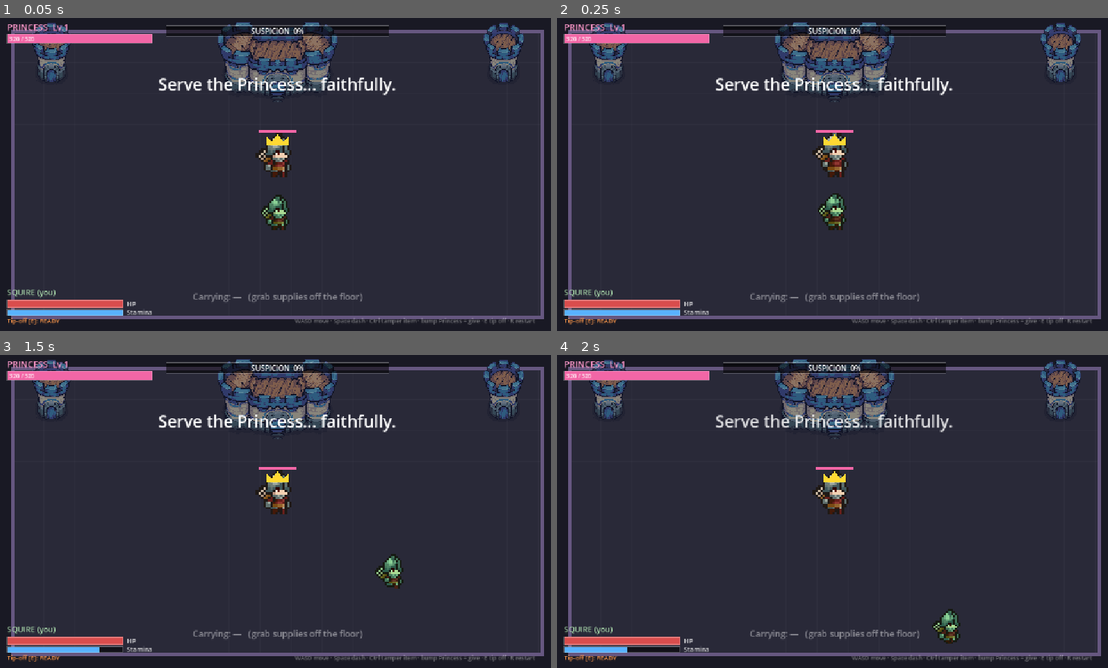
Above: before the commit, frames 1-4 (two rows, left to right).
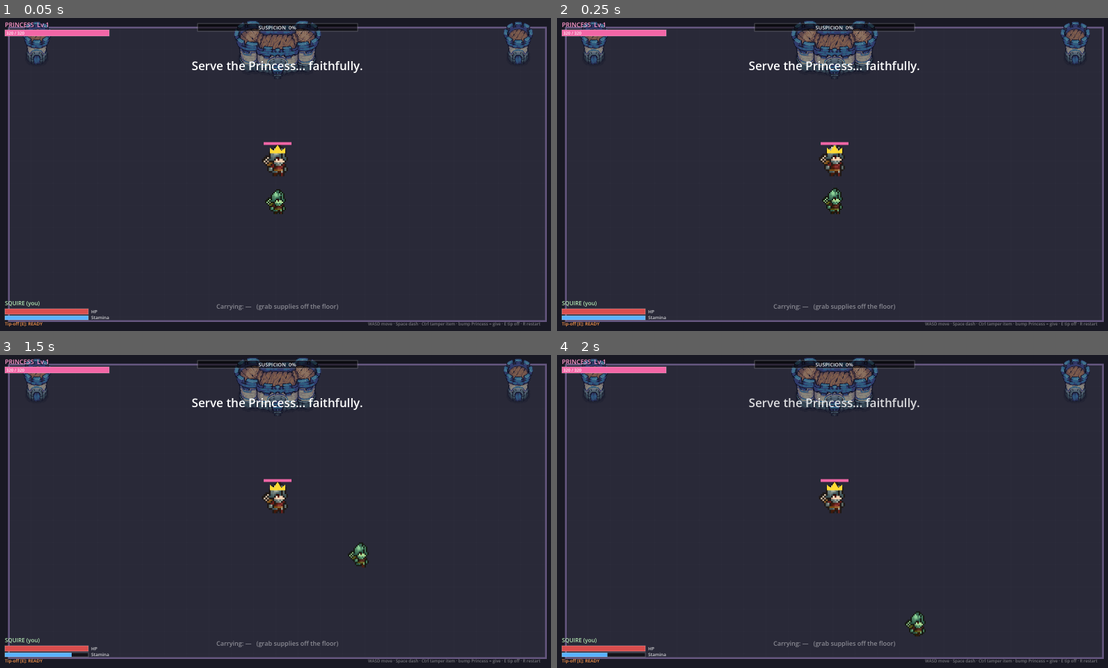
Above: after the commit, the same moments.

Repository: Razer256g4/SquireUsydGameJam
Game: Godot game, scene res://Main.tscn
Two runs of this game, one before a commit and one after it. Both use one fixed random seed, a clock stepped at 60 frames per second and the inputs below.
Inputs:
- Up to frame 1 (0.05 s): no input
- Up to frame 2 (0.25 s): no input
- Up to frame 3 (1.5 s): tap Enter at 0.5 s; hold D 0.53-1.28 s; tap R at 0.6 s; tap Space at 0.77 s; hold S from 1.28 s (still down); tap Ctrl at 1.35 s
- Up to frame 4 (2 s): keep holding S; tap Space at 1.52 s

The runs differ from the first frame. In frame 1, 15% of the frame differs, in the area x 0-100%, y 0-99%; in frame 2, 15%; in frame 3, 15%; in frame 4, 15%.

Commit message:
Dynamic browser-sized arena + boss that mows the horde
- Playable area is now DYNAMIC: Game.arena tracks the live viewport size each
  frame (stretch mode "disabled"), so the arena fills the browser canvas at
  whatever size it is. HUD, spawns, clamps, floor and scenery all derive from it;
  scenery rebuilds and the floor redraws on resize. Default/fallback 1600x900.
- Boss now keeps killing the surrounding hordes while chasing you: her AoEs and a
  new melee cleave damage the faction she's hostile to (the defected allies in the
  boss phase). To avoid soft-locking the win, fresh defectors keep arriving
  (capped), so she can thin the horde but never wipe it.

Co-Authored-By: Claude Opus 4.8 (1M context) <noreply@anthropic.com>

Diff:
--- a/project.godot
+++ b/project.godot
@@ -17,7 +17,10 @@
 
 [display]
 
-window/stretch/mode="canvas_items"
+window/size/viewport_width=1600
+window/size/viewport_height=900
+window/stretch/mode="disabled"
+window/size/resizable=true
 
 [physics]
 
--- a/scripts/game.gd
+++ b/scripts/game.gd
@@ -11,7 +11,10 @@
 ## feeding intel all game, defect and fight at your side. Her remaining strength is
 ## exactly whatever you left her — so every sabotage in phase 1 pays off here.
 
-const ARENA_SIZE := Vector2(1152, 648)
+## The playable area. DYNAMIC: set to the live viewport size at runtime (so the
+## arena fills the browser canvas, whatever size it is). 1600x900 is just the
+## initial/fallback. Everything (HUD, spawns, clamps, scenery, floor) derives from it.
+static var arena := Vector2(1600, 900)
 const WALL_MARGIN := 28.0
 
 # --- pacing / difficulty tuning ---
@@ -29,6 +32,9 @@
 const SPAWN_GAP_DECAY := 0.02
 const SPAWN_BURST := 3                       # monsters poured in per spawn tick (a horde)
 const BOSS_ALLY_BONUS := 4                   # extra defectors that storm in at the betrayal
+const BOSS_REINFORCE_INTERVAL := 3.5         # boss: fresh defectors keep arriving...
+const BOSS_REINFORCE_COUNT := 2
+const BOSS_ALLY_CAP := 14                     # ...up to this cap, so she can never fully wipe them
 
 # --- suspicion economy ---
 const SUSPICION_MAX := 100.0
@@ -46,6 +52,7 @@
 var phase_timer := FIRST_INTERMISSION
 var spawn_timer := 0.0
 var pickup_timer := FIRST_PICKUP_DELAY
+var boss_reinforce_timer := BOSS_REINFORCE_INTERVAL
 var rng := RandomNumberGenerator.new()
 
 var princess: Princess
@@ -55,13 +62,14 @@
 func _ready() -> void:
 	add_to_group("game")
 	rng.randomize()
+	arena = get_viewport_rect().size       # fit the playable area to the actual canvas
 
 	princess = Princess.new()
-	princess.position = ARENA_SIZE * 0.5
+	princess.position = arena * 0.5
 	add_child(princess)
 
 	squire = Squire.new()
-	squire.position = ARENA_SIZE * 0.5 + Vector2(0, 110)
+	squire.position = arena * 0.5 + Vector2(0, 110)
 	add_child(squire)
 
 	hud = HUD.new()
@@ -76,6 +84,13 @@
 		get_tree().reload_current_scene()
 
 func _process(delta: float) -> void:
+	# Keep the playable area matched to the (possibly resized) browser canvas.
+	var vp := get_viewport_rect().size
+	if vp != arena:
+		arena = vp
+		_rebuild_scenery()
+		queue_redraw()
+
 	match phase:
 		"serving":
 			_serving_process(delta)
@@ -140,10 +155,19 @@
 		m.defect()
 	hud.betray()
 
-func _boss_process(_delta: float) -> void:
-	# Princess and monsters run their own behaviour; we only watch for the result.
+func _boss_process(delta: float) -> void:
 	if not is_instance_valid(princess) or princess.hp <= 0.0:
 		win()
+		return
+	# Fresh defectors keep storming in, so the Princess can mow down the horde around
+	# her while chasing you without ever fully clearing your army (which would soft-lock).
+	boss_reinforce_timer -= delta
+	if boss_reinforce_timer <= 0.0:
+		boss_reinforce_timer = BOSS_REINFORCE_INTERVAL
+		if get_tree().get_nodes_in_group("monsters").size() < BOSS_ALLY_CAP:
+			for _i in BOSS_REINFORCE_COUNT:
+				var m := _spawn_enemy()
+				m.defect()
 
 # --- outcomes ---
 func win() -> void:
@@ -198,28 +222,33 @@
 func _edge_spawn_point() -> Vector2:
 	var inner := WALL_MARGIN + 16.0
 	match rng.randi_range(0, 3):
-		0: return Vector2(rng.randf_range(inner, ARENA_SIZE.x - inner), inner)
-		1: return Vector2(rng.randf_range(inner, ARENA_SIZE.x - inner), ARENA_SIZE.y - inner)
-		2: return Vector2(inner, rng.randf_range(inner, ARENA_SIZE.y - inner))
-		_: return Vector2(ARENA_SIZE.x - inner, rng.randf_range(inner, ARENA_SIZE.y - inner))
+		0: return Vector2(rng.randf_range(inner, arena.x - inner), inner)
+		1: return Vector2(rng.randf_range(inner, arena.x - inner), arena.y - inner)
+		2: return Vector2(inner, rng.randf_range(inner, arena.y - inner))
+		_: return Vector2(arena.x - inner, rng.randf_range(inner, arena.y - inner))
 
 func _random_inner_point() -> Vector2:
 	var pad := WALL_MARGIN + 60.0
 	return Vector2(
-		rng.randf_range(pad, ARENA_SIZE.x - pad),
-		rng.randf_range(pad, ARENA_SIZE.y - pad))
+		rng.randf_range(pad, arena.x - pad),
+		rng.randf_range(pad, arena.y - pad))
 
 static func clamp_to_arena(pos: Vector2, r: float) -> Vector2:
 	return Vector2(
-		clamp(pos.x, WALL_MARGIN + r, ARENA_SIZE.x - WALL_MARGIN - r),
-		clamp(pos.y, WALL_MARGIN + r, ARENA_SIZE.y - WALL_MARGIN - r))
+		clamp(pos.x, WALL_MARGIN + r, arena.x - WALL_MARGIN - r),
+		clamp(pos.y, WALL_MARGIN + r, arena.y - WALL_MARGIN - r))
 
 # --- scenery ---
+func _rebuild_scenery() -> void:
+	for s in get_tree().get_nodes_in_group("scenery"):
+		s.queue_free()
+	_build_scenery()
+
 func _build_scenery() -> void:
 	var t := "res://tiny  swords terrain/Buildings/"
-	_add_building(t + "Blue Buildings/Castle.png", Vector2(ARENA_SIZE.x * 0.5, WALL_MARGIN + 50.0), 0.8)
+	_add_building(t + "Blue Buildings/Castle.png", Vector2(arena.x * 0.5, WALL_MARGIN + 50.0), 0.8)
 	_add_building(t + "Blue Buildings/Tower.png", Vector2(WALL_MARGIN + 80.0, WALL_MARGIN + 40.0), 0.7)
-	_add_building(t + "Blue Buildings/Tower.png", Vector2(ARENA_SIZE.x - WALL_MARGIN - 80.0, WALL_MARGIN + 40.0), 0.7)
+	_add_building(t + "Blue Buildings/Tower.png", Vector2(arena.x - WALL_MARGIN - 80.0, WALL_MARGIN + 40.0), 0.7)
 
 func _add_building(path: String, pos: Vector2, sc: float) -> void:
 	var tex := load(path) as Texture2D
@@ -232,20 +261,21 @@
 	s.scale = Vector2(sc, sc)
 	s.z_index = 1
 	s.modulate = Color(0.65, 0.65, 0.8, 0.9)
+	s.add_to_group("scenery")
 	add_child(s)
 
 func _draw() -> void:
-	draw_rect(Rect2(Vector2.ZERO, ARENA_SIZE), Color(0.10, 0.10, 0.14))
+	draw_rect(Rect2(Vector2.ZERO, arena), Color(0.10, 0.10, 0.14))
 	var inner := Rect2(Vector2(WALL_MARGIN, WALL_MARGIN),
-		ARENA_SIZE - Vector2(WALL_MARGIN * 2.0, WALL_MARGIN * 2.0))
+		arena - Vector2(WALL_MARGIN * 2.0, WALL_MARGIN * 2.0))
 	draw_rect(inner, Color(0.16, 0.16, 0.22))
 	var step := 64.0
 	var x := WALL_MARGIN
-	while x < ARENA_SIZE.x - WALL_MARGIN:
-		draw_line(Vector2(x, WALL_MARGIN), Vector2(x, ARENA_SIZE.y - WALL_MARGIN), Color(1, 1, 1, 0.025), 1.0)
+	while x < arena.x - WALL_MARGIN:
+		draw_line(Vector2(x, WALL_MARGIN), Vector2(x, arena.y - WALL_MARGIN), Color(1, 1, 1, 0.025), 1.0)
 		x += step
 	var y := WALL_MARGIN
-	while y < ARENA_SIZE.y - WALL_MARGIN:
-		draw_line(Vector2(WALL_MARGIN, y), Vector2(ARENA_SIZE.x - WALL_MARGIN, y), Color(1, 1, 1, 0.025), 1.0)
+	while y < arena.y - WALL_MARGIN:
+		draw_line(Vector2(WALL_MARGIN, y), Vector2(arena.x - WALL_MARGIN, y), Color(1, 1, 1, 0.025), 1.0)
 		y += step
 	draw_rect(inner, Color(0.40, 0.34, 0.5), false, 5.0)
--- a/scripts/hud.gd
+++ b/scripts/hud.gd
@@ -3,8 +3,8 @@
 ## All on-screen UI, drawn procedurally. The SUSPICION meter is the centerpiece.
 
 # Play-field size — single-sourced from Game so the HUD always matches the arena.
-var W := Game.ARENA_SIZE.x
-var H := Game.ARENA_SIZE.y
+var W := Game.arena.x
+var H := Game.arena.y
 
 var _canvas    # _HudCanvas (untyped so its custom `hud` field is accessible)
 
@@ -72,6 +72,8 @@
 		_canvas.queue_redraw()
 
 func update_state(game: Game) -> void:
+	W = Game.arena.x        # track the live playable area
+	H = Game.arena.y
 	suspicion = game.suspicion
 	phase = game.phase
 	var pr := game.princess
--- a/scripts/princess.gd
+++ b/scripts/princess.gd
@@ -240,7 +240,7 @@
 func _strike_line(from: Vector2, to: Vector2, half_w: float, col: Color, dmg: float, hit_squire: bool) -> void:
 	for n in get_tree().get_nodes_in_group("monsters"):
 		var m := n as Monster
-		if m.faction == "enemy" and _dist_to_segment(m.global_position, from, to) <= half_w + m.radius:
+		if m.faction == _hostile_faction() and _dist_to_segment(m.global_position, from, to) <= half_w + m.radius:
 			m.take_damage(dmg)
 	if hit_squire:
 		var sq := _squire()
@@ -357,7 +357,7 @@
 func _damage_enemies_in(center: Vector2, r: float, dmg: float) -> void:
 	for n in get_tree().get_nodes_in_group("monsters"):
 		var m := n as Monster
-		if m.faction == "enemy" and center.distance_to(m.global_position) <= r + m.radius:
+		if m.faction == _hostile_faction() and center.distance_to(m.global_position) <= r + m.radius:
 			m.take_damage(dmg)
 
 func _nearest_enemies(k: int) -> Array:
@@ -399,6 +399,8 @@
 		return true
 	elif _cd <= 0.0:
 		sq.take_damage(_boss_damage())
+		_damage_enemies_in(global_position, attack_range, _boss_damage())   # swat the surrounding horde too
+		Fx.slash(get_parent(), global_position + Vector2(0, -10), _facing, attack_range, Color(1.0, 0.85, 0.85))
 		_cd = base_attack_cd
 		_play("attack")
 		_anim_lock = 0.4
@@ -507,6 +509,11 @@
 
 func _boss_damage() -> float:
 	return base_damage * power_mult
+
+## The monster faction she's hostile to: the enemy horde while serving, the
+## defected allies once she's the boss. Lets her keep mowing down the hordes.
+func _hostile_faction() -> String:
+	return "ally" if hostile else "enemy"
 
 func _squire() -> Squire:
 	return get_tree().get_first_node_in_group("squire") as Squire
